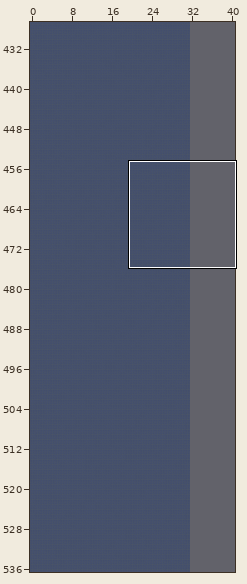
One commit to this Tiled map: src/assets/data/stage1.tmx. Above: a wide view before the commit, with the close-up outlined.
Close-up. Old version:
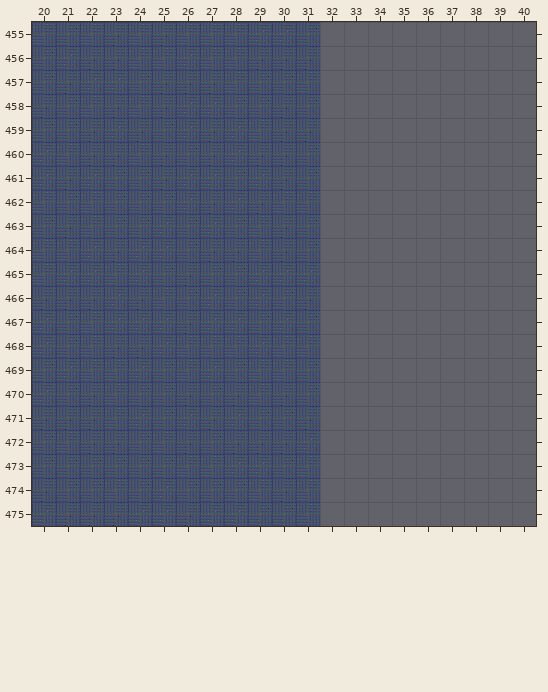
Cells are 32x32 px. Shown: x 20..40, y 455..475. The commit also changed other parts of the map, which this record leaves out. The old version is drawn lined up with the new one.
New version:
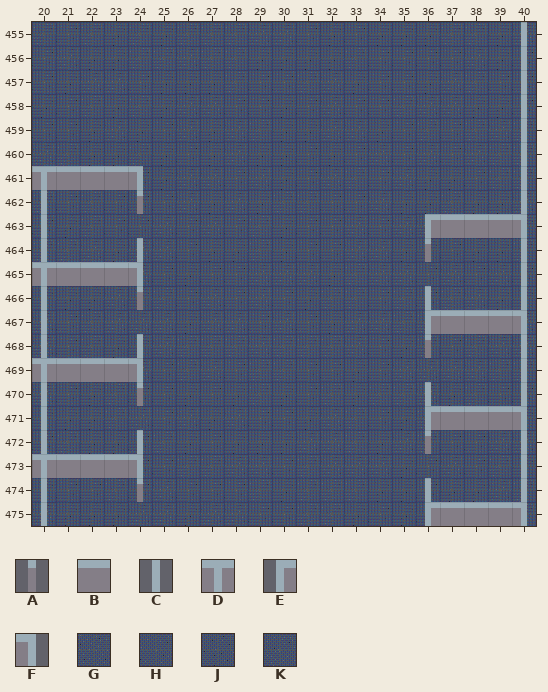
Key: from "Tiles": A 5, B 6, C 7, D 8, E 9, F 10, G 11, H 12, J 13, K 14.
_ is an empty cell.
Changes in this commit:
Changed rows in their new state; . is an unchanged cell.
map size 32x1000 -> 41x500 cells
Layer "Floor":
first column x 32:
455 JHJJJKKJG
456 JKHHHHGJH
457 GJHHJGKHH
458 GHHKGGJJH
459 GGJHKHKGK
460 JHGHGHGKK
461 GKHGJJHKK
462 HHGJJKJJG
463 HGHGG...J
464 HGGJJHJJK
465 JKGGHGHGH
466 KKHKHKGJJ
467 JGGKK...G
468 KGHJKHKGG
469 HJHGGGGKK
470 KJKKGJKHH
471 GKHJK...J
472 GKJGKHHGG
473 GGGJHGHKJ
474 KKJJHJJGK
475 KJHJH...K
Layer "Cubicles":
first column x 20:
455 ....................C
456 ....................C
457 ....................C
458 ....................C
459 ....................C
460 ....................C
461 DBBBF...............C
462 C...A...............C
463 C...............EBBBF
464 C...C...........A...C
465 DBBBF...............C
466 C...A...........C...C
467 C...............EBBBF
468 C...C...........A...C
469 DBBBF...............C
470 C...A...........C...C
471 C...............EBBBF
472 C...C...........A...C
473 DBBBF...............C
474 C...A...........C...C
475 C...............EBBBF
Boxes around the changes in both close-ups, in picture pixels (x1, y1, x2, y2):
added: (320, 22, 536, 526)
added: (32, 166, 143, 526)
